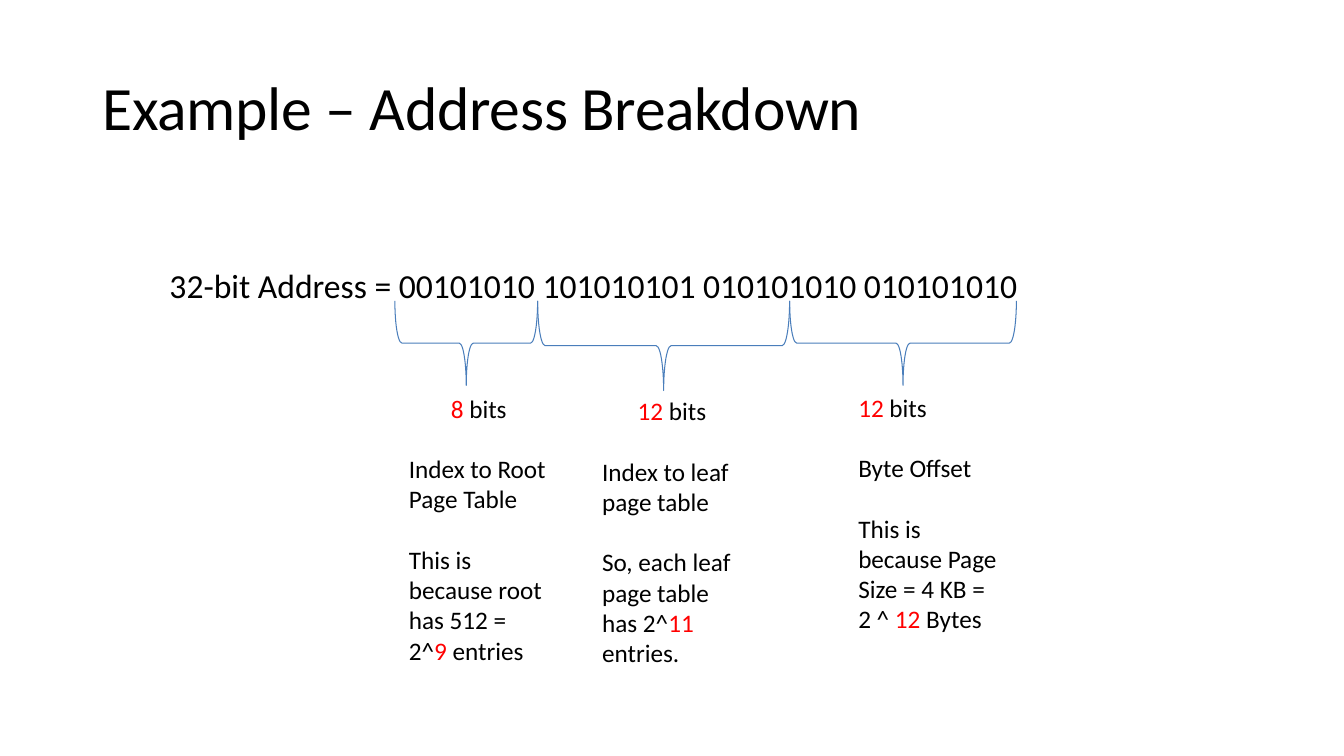
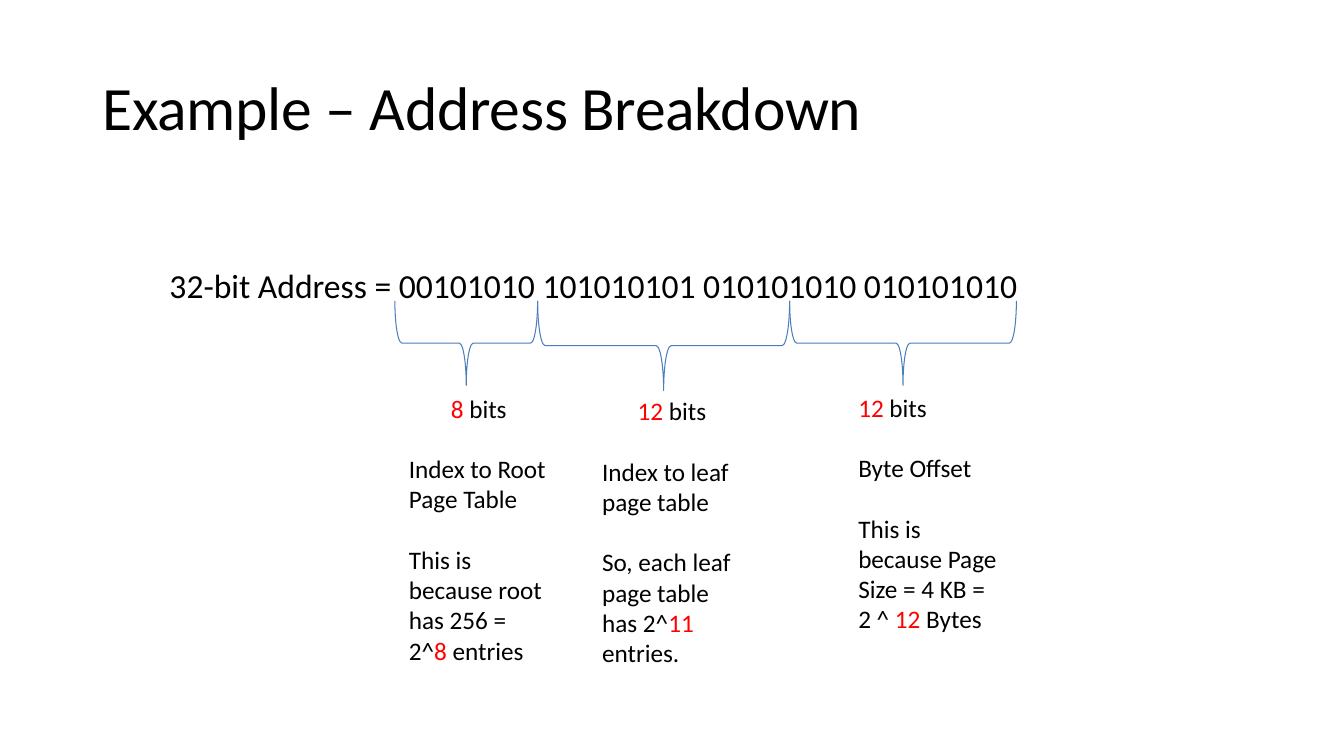
Before and after one commit to ded59/CS1550, a slide deck: slide 4 of Recitation13_Project5_VirtualMemorySimulator/Recitation13_Project5_VirtualMemorySimulator.pptx. Drawn at 1344x756 pixels with LibreOffice and Linux fonts; fonts in the diff are those of the drawing. Boxes give left, top, right and bottom in pixels: in the first picture for what was removed or moved away, otherwise in the second. Text is boxed around its words. In the diff, an @@ line names an element or a change of style, - is before the commit and + after.

```diff
--- a/Recitation13_Project5_VirtualMemorySimulator/Recitation13_Project5_VirtualMemorySimulator.pptx
+++ b/Recitation13_Project5_VirtualMemorySimulator/Recitation13_Project5_VirtualMemorySimulator.pptx
@@ text at <box>409,551,541,661</box>: text changed @@
-This is because root has 512 = 2^9 entries
+This is because root has 256 = 2^8 entries
```
Also in this commit, not shown: 2 other files.
